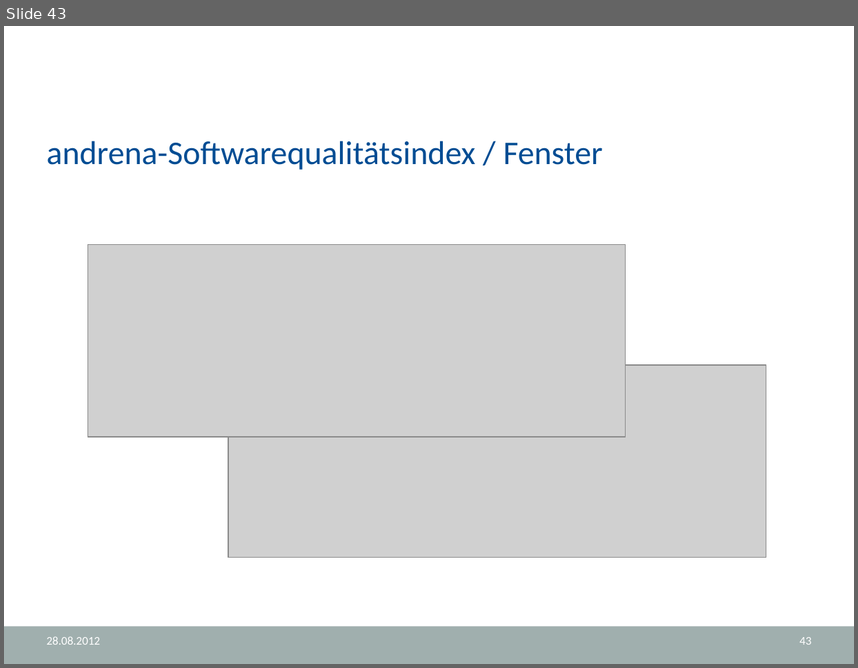
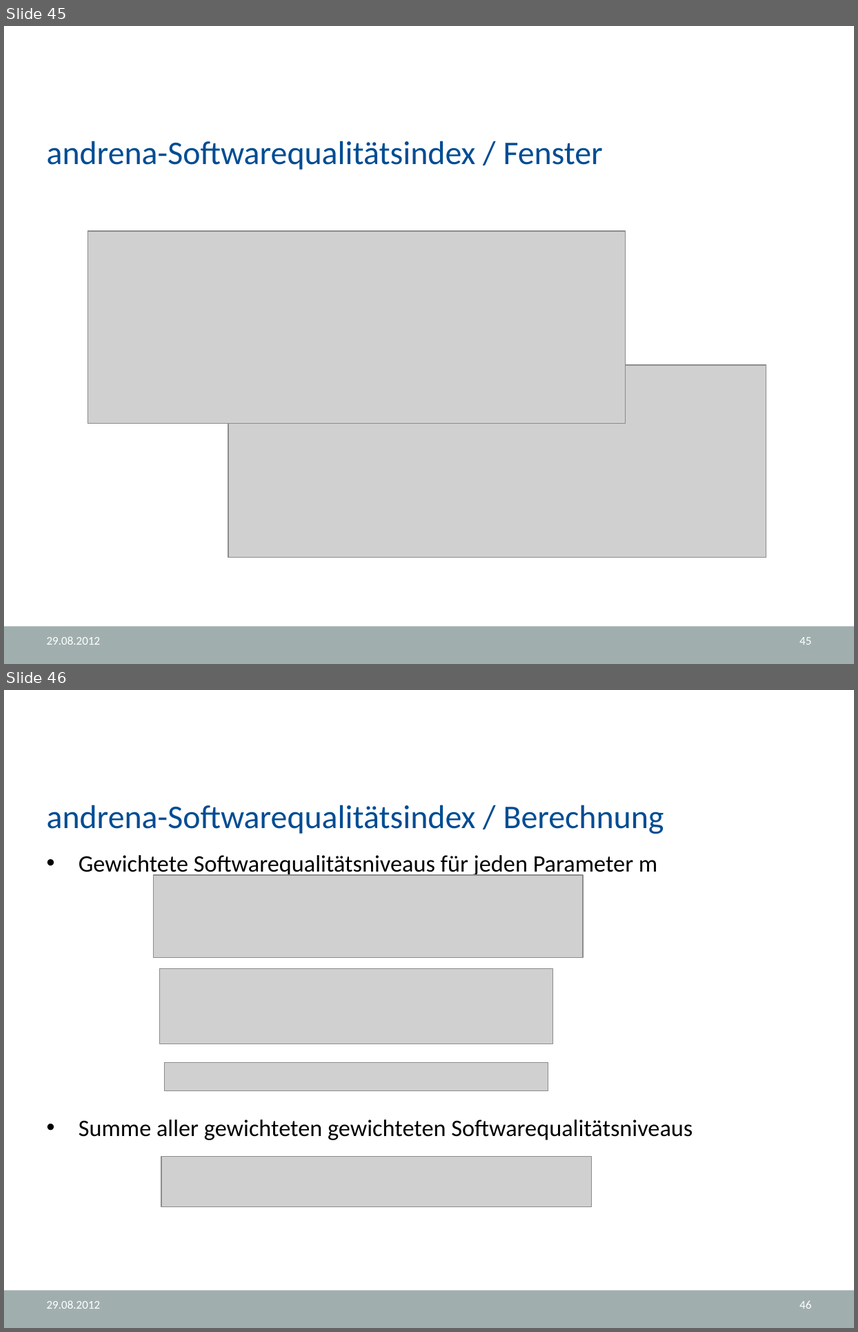
Before and after one commit to halllo/MTSS12, a slide deck: text/Usus.NET.pptx. Shown one above the other, each under a label of ours: slide 43 before the commit, slides 45 and 46 after it. The pictures are 858x668 and 858x1332 pixels, drawn with LibreOffice and Linux fonts; fonts in the diff are those of the drawing; grey boxes stand for pictures; background and template pictures are left out. Boxes give left, top, right and bottom in pixels: in the first picture for what was removed or moved away, otherwise in the second. Text is boxed around its words. In the diff, an @@ line names an element or a change of style, - is before the commit and + after.

```diff
--- a/text/Usus.NET.pptx
+++ b/text/Usus.NET.pptx
@@ slide 46 added at (4, 690, 854, 1328), background #FFFFFF; not listed: 1 template element that a slide beside it also shows @@
@@ title added at (47, 805, 664, 834), 28 pt, text #004C93 @@
+andrena-Softwarequalitätsindex / Berechnung
@@ text added at (79, 855, 693, 1140), 20 pt, text #000000 @@
+• Gewichtete Softwarequalitätsniveaus für jeden Parameter m
+• Summe aller gewichteten gewichteten Softwarequalitätsniveaus
@@ picture added at (154, 876, 583, 958) @@
@@ picture added at (159, 969, 553, 1045) @@
@@ picture added at (165, 1063, 548, 1090) @@
@@ picture added at (161, 1156, 591, 1206) @@
@@ text added at (47, 1300, 101, 1308), 10 pt, text #FFFFFF @@
+29.08.2012
@@ page number added at (800, 1300, 811, 1308), 10 pt, text #FFFFFF @@
+46
@@ what was slide 43 is now slide 45 @@
@@ slide 45 changed as well @@
@@ picture: place and size @@
-picture at (87, 245, 626, 437)
+picture at (87, 231, 626, 423)
@@ text at (47, 636, 101, 644): text changed @@
-28.08.2012
+29.08.2012
@@ page number at (800, 637, 811, 644): text changed @@
-43
+45
```
Also in this commit, not shown: 44 other slides changed, 11 other slides added.
